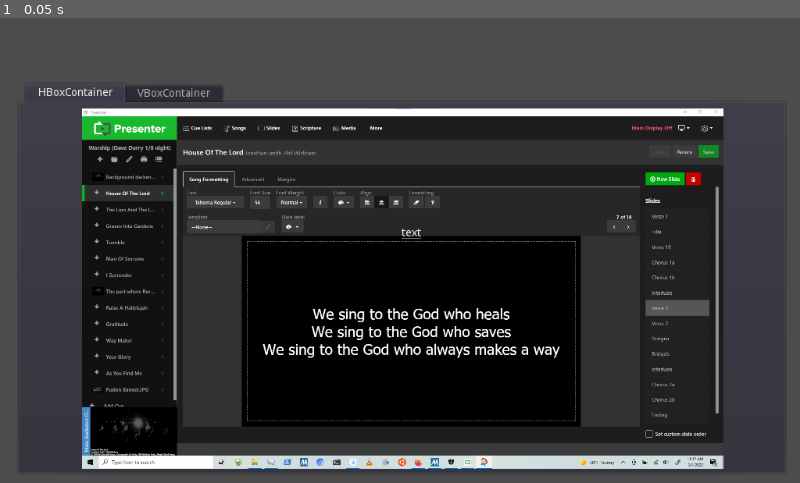
Above: before the commit, frame 1.
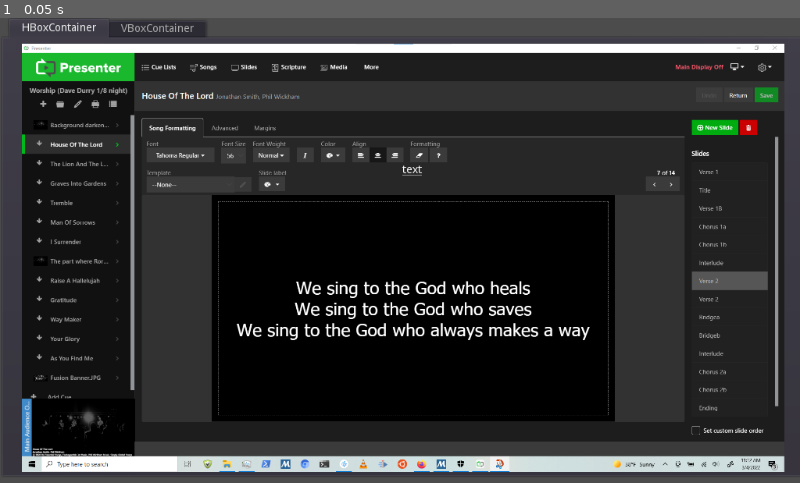
Above: after the commit, the same moment.

Repository: aklapatch/worship-attemp-godot
Game: Godot game, scene res://main.tscn
Same seed, same stepped clock (60 frames per second), same inputs: the game is played once before the commit and once after it.
Inputs:
- Up to frame 1 (0.05 s): no input

The runs differ from the first frame. In frame 1, 44% of the frame differs, in the area x 2-99%, y 0-98%.

Commit message:
got native dialog to work

Diff:
--- /dev/null
+++ b/add-photo-button.gd
@@ -0,0 +1,51 @@
+extends Button
+
+# Declare member variables here. Examples:
+# var a = 2
+# var b = "text"
+
+onready var fd = FileDialog.new()
+onready var user_path = ProjectSettings.globalize_path("user://")
+
+
+# yoinked from https://www.reddit.com/r/godot/comments/pc45q4/hacky_way_to_get_a_native_file_dialog_on_windows/
+# Give it an Array of valid PS commands
+func exec_script(ps_script : Array) -> Array:
+
+	var ps_concat = "& { "
+	for line in ps_script:
+		ps_concat += line + '\n'
+	ps_concat += "}"
+
+	var output = []
+	print(ps_concat)
+	OS.execute("powershell.exe", ["-Command", ps_concat], true, output)
+
+	return output
+
+# Called when the node enters the scene tree for the first time.
+func _ready():
+	self.connect("pressed", self, "_button_pressed")
+
+func _button_pressed():
+	#fd.popup_centered_minsize(Vector2(100,100))
+	var ps_script_folder = [
+	"Add-Type -AssemblyName System.Windows.Forms",
+	"$FolderDialog = New-Object -Typename System.Windows.Forms.FolderBrowserDialog",
+	"[void]$FolderDialog.ShowDialog()",
+	"$FolderDialog.SelectedPath"
+	]
+
+	var ps_script_file = [
+	"Add-Type -AssemblyName System.Windows.Forms",
+	"$FileBrowser = New-Object System.Windows.Forms.OpenFileDialog",
+	"$FileBrowser.filter = \\\"Image files | *.png;*.jpg\\\"",
+	"[void]$FileBrowser.ShowDialog()",
+	"$FileBrowser.FileName"
+	]
+	var out = exec_script(ps_script_file)
+	print(out)
+
+# Called every frame. 'delta' is the elapsed time since the previous frame.
+#func _process(delta):
+#	pass
--- a/main.tscn
+++ b/main.tscn
@@ -1,6 +1,7 @@
-[gd_scene load_steps=5 format=2]
+[gd_scene load_steps=6 format=2]
 
 [ext_resource path="res://worship extreme verse edit menu.png" type="Texture" id=1]
+[ext_resource path="res://add-photo-button.gd" type="Script" id=2]
 [ext_resource path="res://Label2.gd" type="Script" id=3]
 [ext_resource path="res://HFlowContainer2.gd" type="Script" id=4]
 
@@ -26,22 +27,25 @@
 [node name="Control" type="Control"]
 anchor_right = 1.0
 anchor_bottom = 1.0
-margin_left = -5.0
-margin_top = 2.0
-margin_right = 1143.0
-margin_bottom = 621.0
+margin_left = 15.0
+margin_top = 6.0
+margin_right = 1165.0
+margin_bottom = 624.0
+size_flags_horizontal = 3
+size_flags_vertical = 3
 
 [node name="TabContainer" type="TabContainer" parent="."]
 anchor_right = 0.458
 anchor_bottom = 0.446
-margin_left = 30.0
-margin_top = 82.0
-margin_right = 14.2239
-margin_bottom = 36.326
+margin_left = -11.0
+margin_top = -5.0
+margin_right = 14.308
+margin_bottom = 36.772
+size_flags_horizontal = 3
+size_flags_vertical = 3
 tab_align = 0
 
 [node name="HBoxContainer" type="HBoxContainer" parent="TabContainer"]
-visible = false
 anchor_right = 1.0
 anchor_bottom = 1.0
 margin_left = 4.0
@@ -50,14 +54,14 @@
 margin_bottom = -4.0
 
 [node name="Slidemenu" type="ScrollContainer" parent="TabContainer/HBoxContainer"]
-margin_bottom = 462.0
+margin_bottom = 549.0
 
 [node name="Slidelist" type="VBoxContainer" parent="TabContainer/HBoxContainer/Slidemenu"]
 
 [node name="Preview" type="TextureRect" parent="TabContainer/HBoxContainer"]
 margin_left = 4.0
-margin_right = 970.0
-margin_bottom = 462.0
+margin_right = 1013.0
+margin_bottom = 549.0
 size_flags_horizontal = 3
 texture = ExtResource( 1 )
 expand = true
@@ -83,6 +87,7 @@
 }
 
 [node name="VBoxContainer" type="VBoxContainer" parent="TabContainer"]
+visible = false
 anchor_right = 1.0
 anchor_bottom = 1.0
 margin_left = 4.0
@@ -94,34 +99,41 @@
 
 [node name="HFlowContainer" type="HFlowContainer" parent="TabContainer/VBoxContainer"]
 margin_right = 970.0
-margin_bottom = 16.0
+margin_bottom = 20.0
 size_flags_horizontal = 3
 
 [node name="Label" type="Label" parent="TabContainer/VBoxContainer/HFlowContainer"]
-margin_top = 1.0
+margin_top = 3.0
 margin_right = 37.0
-margin_bottom = 15.0
+margin_bottom = 17.0
 text = "Zoom"
 
 [node name="Label2" type="Label" parent="TabContainer/VBoxContainer/HFlowContainer"]
 margin_left = 41.0
-margin_top = 1.0
+margin_top = 3.0
 margin_right = 57.0
-margin_bottom = 15.0
+margin_bottom = 17.0
 text = "    "
 script = ExtResource( 3 )
 
 [node name="HSlider" type="HSlider" parent="TabContainer/VBoxContainer/HFlowContainer"]
 margin_left = 61.0
-margin_right = 970.0
+margin_right = 885.0
 margin_bottom = 16.0
 size_flags_horizontal = 3
 min_value = 100.0
 max_value = 500.0
 value = 250.0
 
+[node name="Button" type="Button" parent="TabContainer/VBoxContainer/HFlowContainer"]
+margin_left = 889.0
+margin_right = 970.0
+margin_bottom = 20.0
+text = "Add Image"
+script = ExtResource( 2 )
+
 [node name="ScrollContainer" type="ScrollContainer" parent="TabContainer/VBoxContainer"]
-margin_top = 20.0
+margin_top = 24.0
 margin_right = 970.0
 margin_bottom = 462.0
 size_flags_horizontal = 3
@@ -129,7 +141,7 @@
 
 [node name="HFlowContainer2" type="HFlowContainer" parent="TabContainer/VBoxContainer/ScrollContainer"]
 margin_right = 970.0
-margin_bottom = 442.0
+margin_bottom = 438.0
 size_flags_horizontal = 3
 size_flags_vertical = 3
 custom_constants/vseparation = 20
